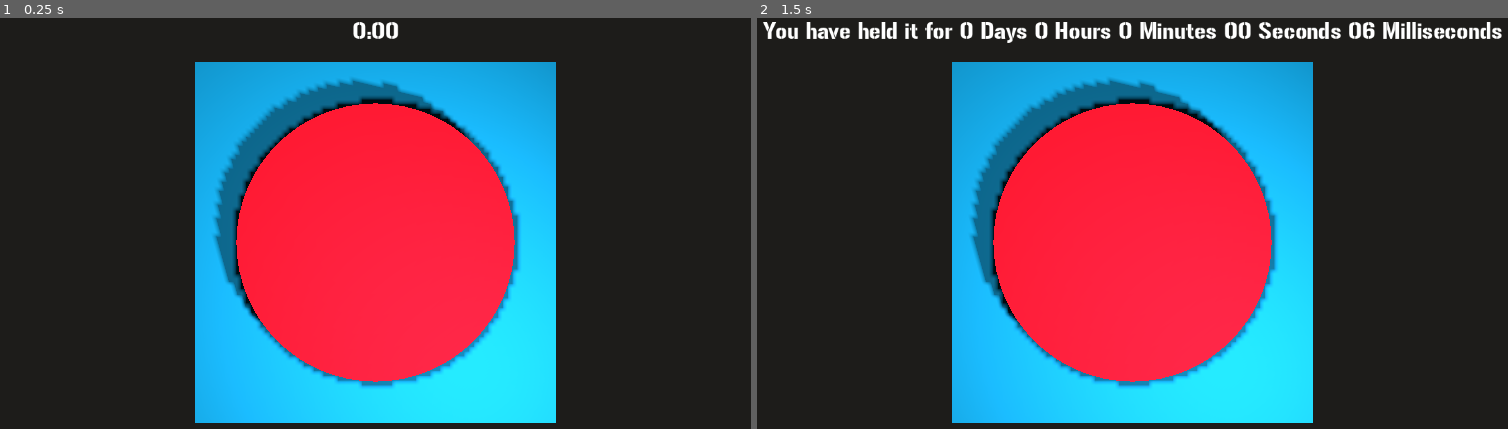
Above: before the commit, frames 1-2 (left to right).
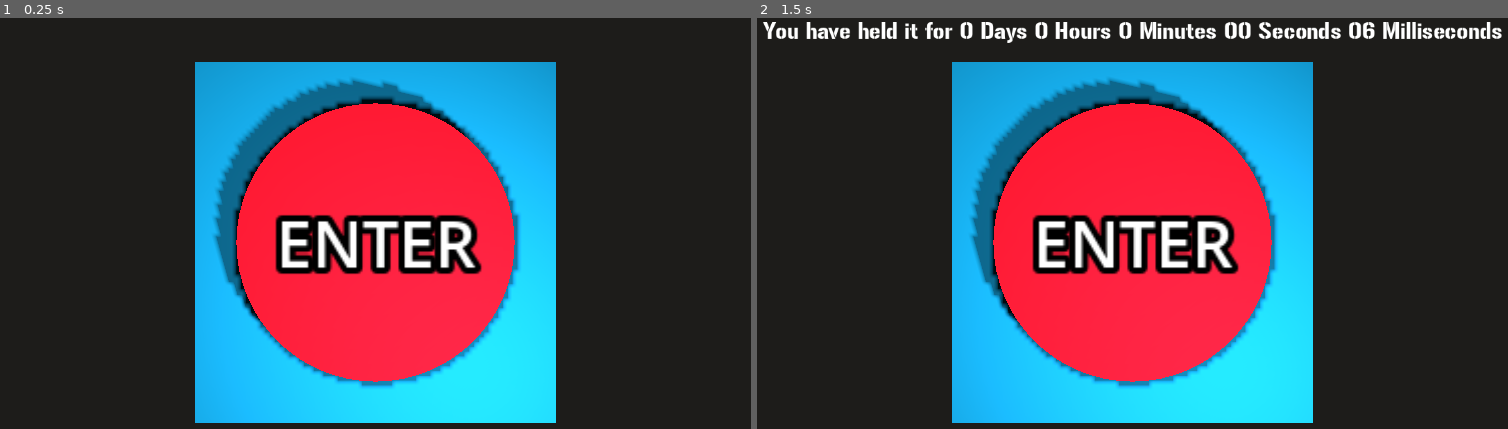
Above: after the commit, the same moments.

Repository: PandorasGit/HoldTheButton
Game: Godot game, scene res://button/button.tscn
Same seed, same stepped clock (60 frames per second), same inputs: the game is played once before the commit and once after it. Video files are missing from this copy of the repository; at most half a second of black plays in their place.
Inputs:
- Up to frame 1 (0.25 s): no input
- Up to frame 2 (1.5 s): tap Enter (everything) at 0.5, 0.6, 1.35 s; tap Space at 1.25 s

The runs differ from the first frame. In frame 1, 3.8% of the frame differs, in the area x 36-65%, y 0-63%; in frame 2, 3.6%.

Commit message:
Add hour and minute reward

Diff:
--- a/button/button.gd
+++ b/button/button.gd
@@ -22,7 +22,10 @@
 		minutes = time_held / 60
 		seconds = fmod(time_held, 60)
 		millis = fmod(time_held, 1) * 100
-
+		if minutes >= 1:
+			$Label3D.text = "GRAHHHHHHHHHHHHHHHHHH"
+		if hours >= 1:
+			$Label2.text = "You have killed %0d people " % [time_held]
 
 		$Label.text = "You have held it for %0d Days %0d Hours %0d Minutes %02d Seconds %02d Milliseconds" % [days, hours, minutes, seconds, millis]
 	else:
@@ -30,6 +33,8 @@
 
 func _input(event):
 	if Input.is_action_just_released("everything"):
+		$Label3D.text = "ENTER"
+		$Label2.text = ""
 		range = Vector2.ZERO
 		fire_off()
 		is_held = false
--- a/button/button.tscn
+++ b/button/button.tscn
@@ -373,6 +373,10 @@
 sides = 64
 material = SubResource("StandardMaterial3D_rh3fe")
 
+[node name="Label3D" type="Label3D" parent="."]
+transform = Transform3D(1, 0, 0, 0, 1, 0, 0, 0, 1, 0, 0, 0.229732)
+text = "ENTER"
+
 [node name="Camera3D" type="Camera3D" parent="."]
 transform = Transform3D(1, 0, 0, 0, 1, 0, 0, 0, 1, 0, 0, 1.35)
 attributes = SubResource("CameraAttributesPractical_n7040")
@@ -415,7 +419,6 @@
 grow_horizontal = 2
 theme_override_fonts/font = ExtResource("3_v53st")
 theme_override_font_sizes/font_size = 30
-text = "0:00"
 horizontal_alignment = 1
 
 [node name="video_background" type="CSGBox3D" parent="."]
@@ -432,3 +435,16 @@
 
 [node name="AudioStreamPlayer2" type="AudioStreamPlayer" parent="."]
 stream = ExtResource("5_ekoit")
+
+[node name="Label2" type="Label" parent="."]
+anchors_preset = 7
+anchor_left = 0.5
+anchor_top = 1.0
+anchor_right = 0.5
+anchor_bottom = 1.0
+offset_left = -20.0
+offset_top = -23.0
+offset_right = 20.0
+grow_horizontal = 2
+grow_vertical = 0
+theme_override_fonts/font = ExtResource("3_v53st")
Not shown, added: export_presets.cfg
